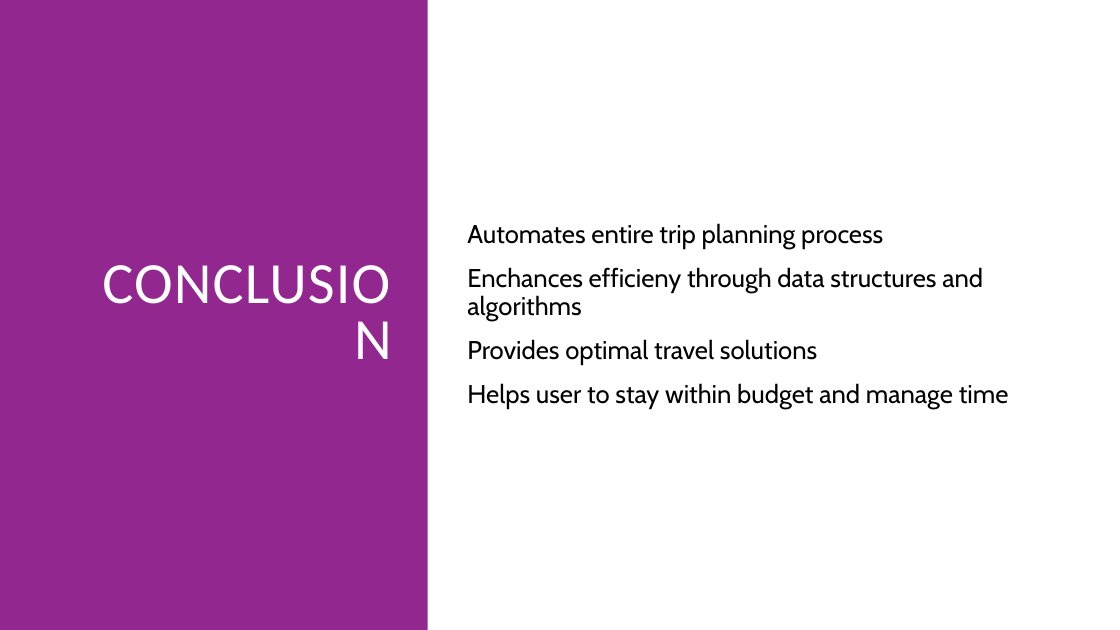
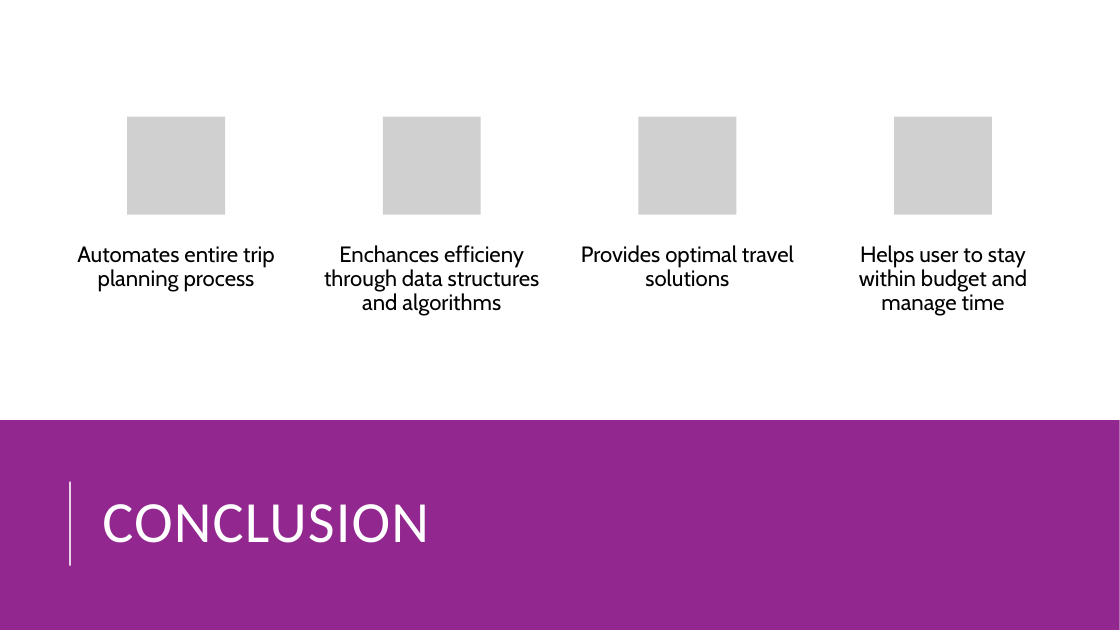
Before and after one commit to AyuTUL/3rdCSIT, a slide deck: slide 6 of DSA/Project/TourPlanner.pptx. Drawn at 1120x630 pixels with LibreOffice and Linux fonts; fonts in the diff are those of the drawing; grey boxes stand for pictures. Boxes give left, top, right and bottom in pixels: in the first picture for what was removed or moved away, otherwise in the second. Text is boxed around its words. In the diff, an @@ line names an element or a change of style, - is before the commit and + after.

```diff
--- a/DSA/Project/TourPlanner.pptx
+++ b/DSA/Project/TourPlanner.pptx
@@ rectangle removed at box(0, 0, 428, 630) @@
@@ text removed at box(467, 223, 1009, 408) @@
-  Automates entire trip planning process
-  Enchances efficieny through data structures and algorithms
-  Provides optimal travel solutions
-  Helps user to stay within budget and manage time
@@ group added at box(77, 117, 1027, 316): 4 pictures, 4 texts @@
+Automates entire trip planning process
+Enchances efficieny through data structures and algorithms
+Provides optimal travel solutions
+Helps user to stay within budget and manage time
@@ rectangle added at box(0, 420, 1120, 630), fill #92278F @@
@@ title "CONCLUSION": place and size @@
-title "CONCLUSION" at box(89, 74, 401, 556)
+title "CONCLUSION" at box(102, 504, 429, 543)
@@ title "CONCLUSION" at box(102, 504, 429, 543): alignment right to left @@
@@ line added from (70, 565) to (70, 481), #FFFFFF 1.5 pt @@
```
Also in this commit, not shown: 4 other slides changed, 1 slide added, 14 other files.
